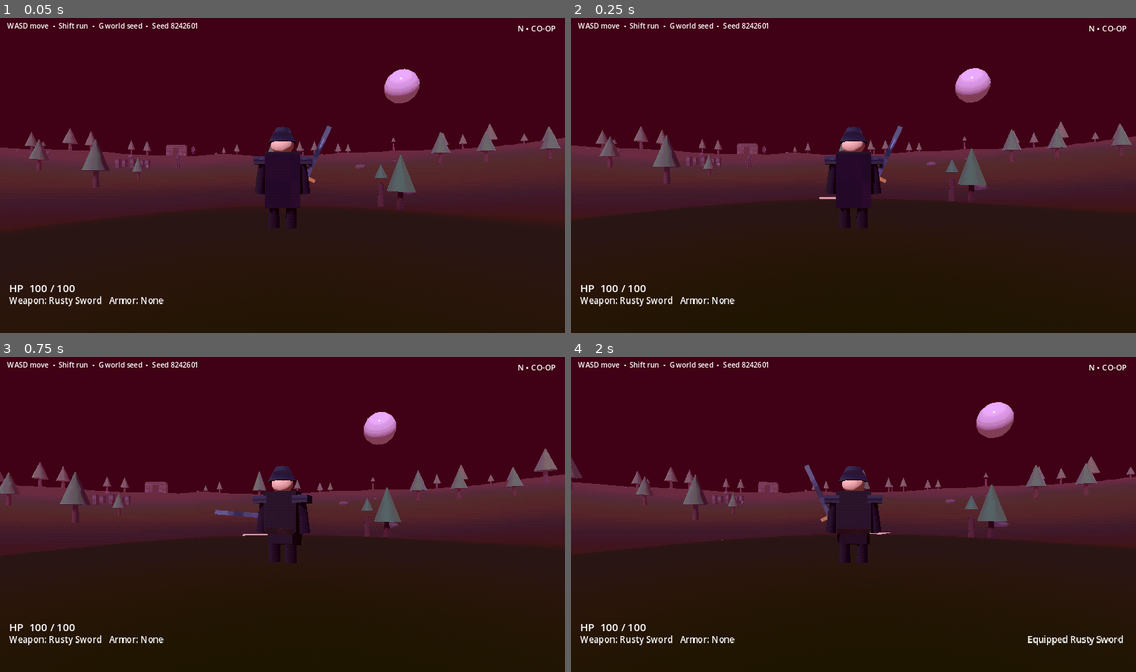
Above: before the commit, frames 1-4 (two rows, left to right).
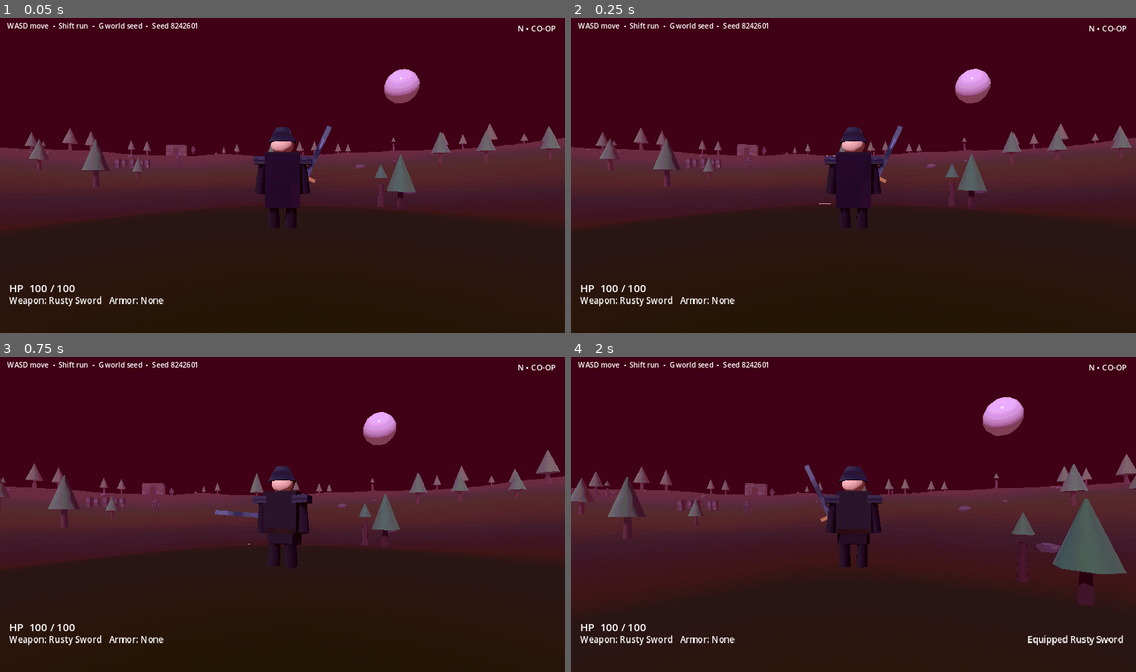
Above: after the commit, the same moments.

Repository: jasonjllind-cpu/aispel
Game: Godot game, scene res://main.tscn
Same seed, same stepped clock (60 frames per second), same inputs: the game is played once before the commit and once after it.
Inputs (mouse positions are in pixels of both pictures, inside the frame that each line leads up to):
- Up to frame 1 (0.05 s): no input
- Up to frame 2 (0.25 s): no input
- Up to frame 3 (0.75 s): tap Enter at 0.5 s; move the mouse to (310, 511) at 0.52 s; press the mouse at (310, 511) at 0.53 s; hold W (move_forward) from 0.53 s (still down)
- Up to frame 4 (2 s): keep holding W (move_forward); tap Space (jump) at 0.77, 1.52 s; move the mouse to (825, 514) at 1.27 s; release the mouse at (825, 514) at 1.28 s; tap R (equip_next) at 1.35 s

Frame 1 is identical in both runs. In frame 2, 1.1% of the frame differs, in the area x 0-100%, y 15-61%; in frame 3, 2.2%; in frame 4, 5.8%, in the area x 0-100%, y 12-79%.

Commit message:
Make generated terrain collision two-sided

Diff:
--- a/scripts/world/terrain_chunk.gd
+++ b/scripts/world/terrain_chunk.gd
@@ -68,6 +68,10 @@
 	static_body.name = "TerrainCollision"
 	var collision := CollisionShape3D.new()
 	var shape := ConcavePolygonShape3D.new()
+	# Generated triangles can be reached from either side during chunk startup.
+	# Two-sided collision prevents the player from falling through a visually
+	# solid surface because of winding or a one-frame below-surface spawn.
+	shape.backface_collision = true
 	shape.set_faces(collision_faces)
 	collision.shape = shape
 	static_body.add_child(collision)
